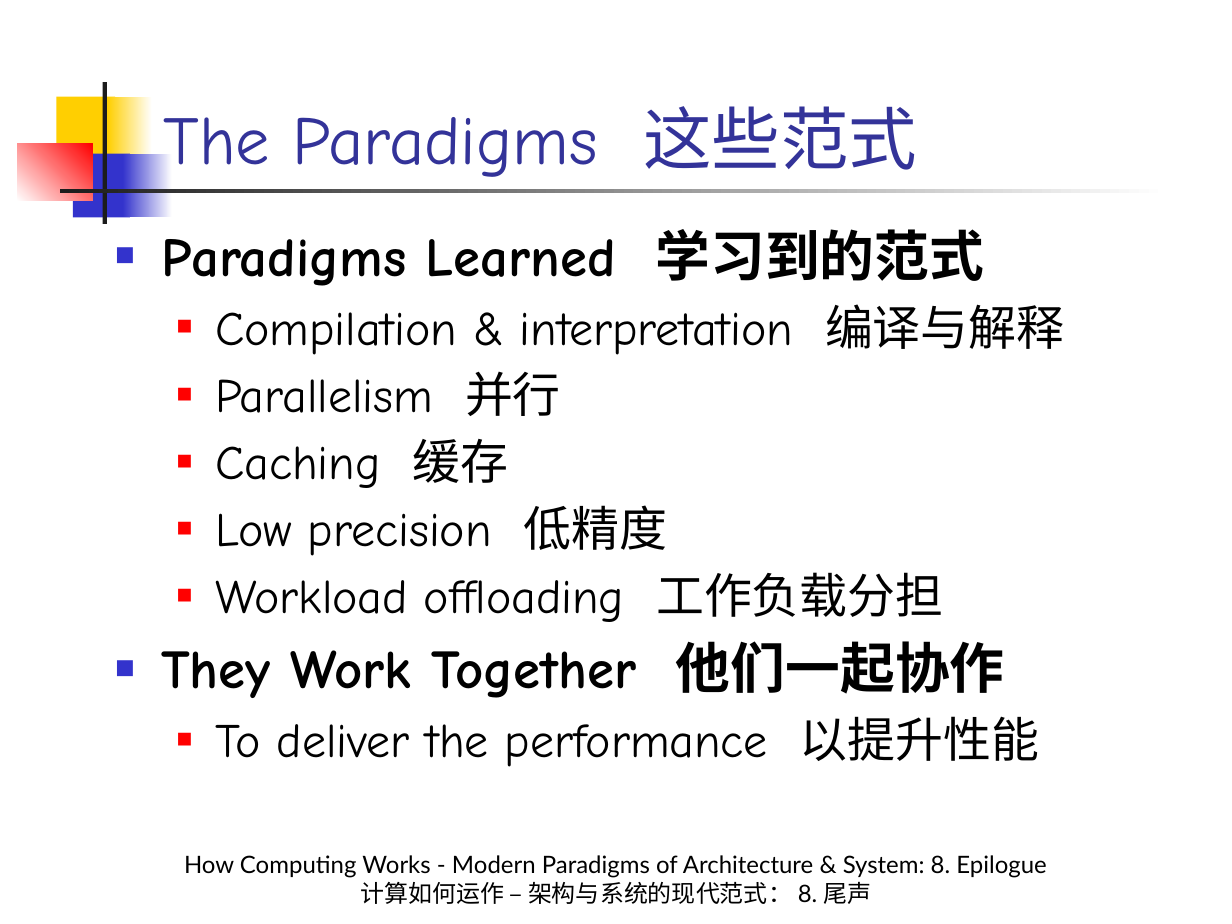
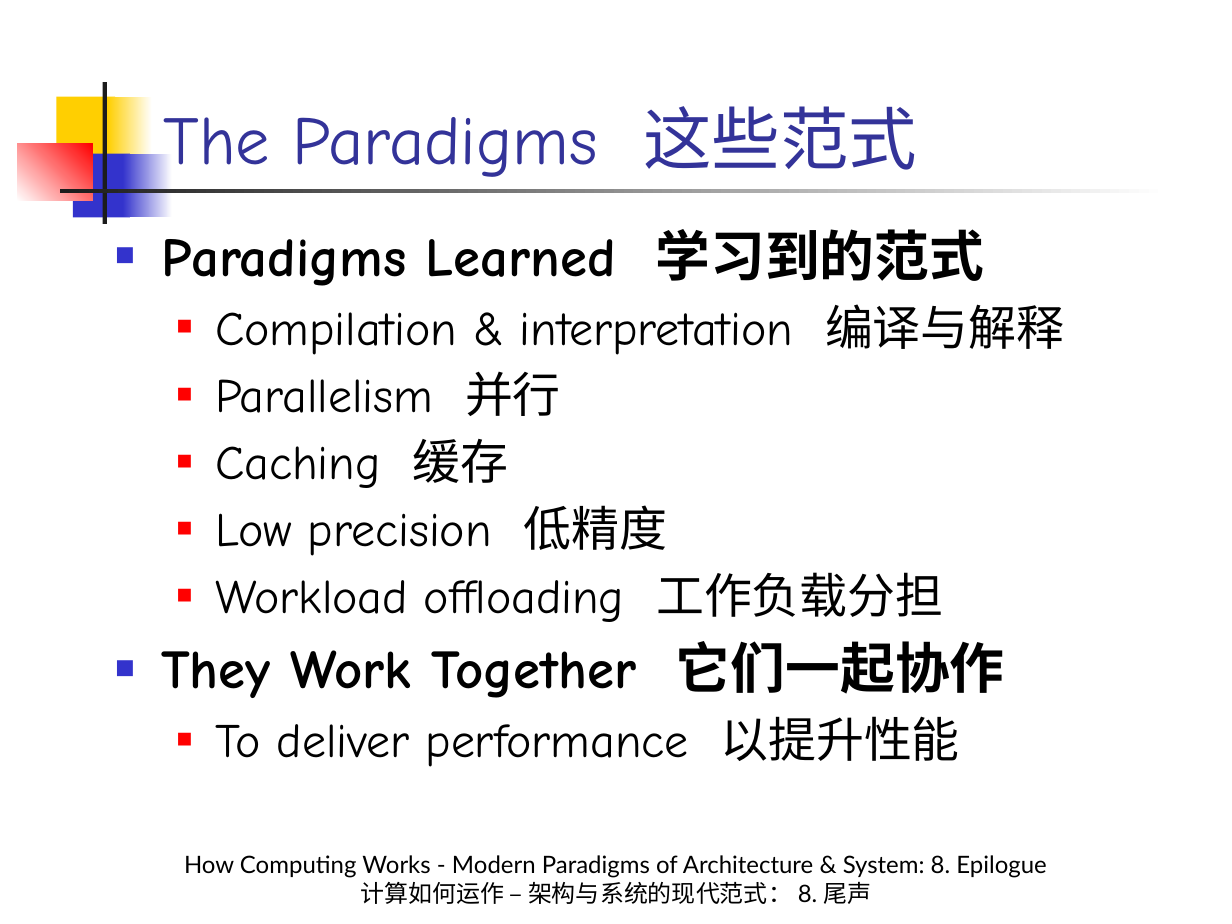
Before and after one commit to licongintel/courseMaterial, a slide deck: slide 9 of HCWMPA&S/Slides/8. Epilogue.pptx. Drawn at 1232x924 pixels with LibreOffice and Linux fonts; fonts in the diff are those of the drawing. Boxes give left, top, right and bottom in pixels: in the first picture for what was removed or moved away, otherwise in the second. Text is boxed around its words. In the diff, an @@ line names an element or a change of style, - is before the commit and + after.

Commit message:
Refine some wording in Sec. 8

```diff
--- a/HCWMPA&S/Slides/8. Epilogue.pptx
+++ b/HCWMPA&S/Slides/8. Epilogue.pptx
@@ text at (161, 641, 1005, 767): text changed @@
-■ They Work Together 他们一起协作
-  ■ To deliver the performance 以提升性能
+■ They Work Together 它们一起协作
+  ■ To deliver performance 以提升性能
```
Also in this commit, not shown: 16 other slides changed.
